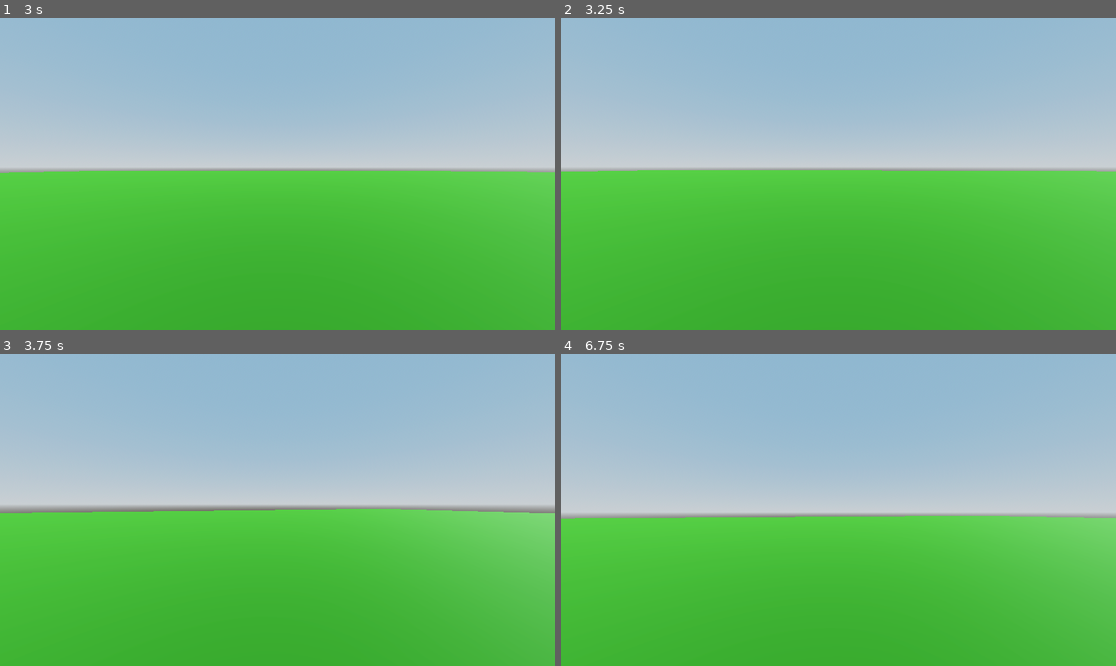
Above: before the commit, frames 1-4 (two rows, left to right).
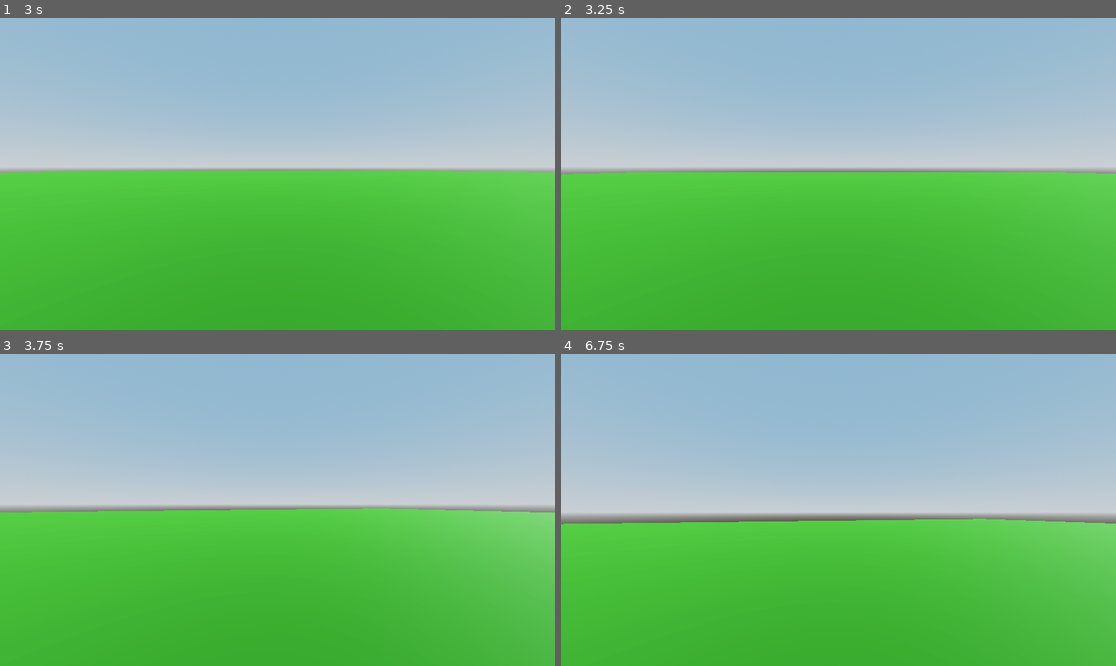
Above: after the commit, the same moments.

Repository: LordDeatHunter/SurvTest
Game: Godot game, scene res://scenes/main.tscn
The game is run twice, just before and just after one commit, with the same random seed, the same clock (stepped at 60 frames per second) and the same inputs.
Inputs (mouse positions are in pixels of both pictures, inside the frame that each line leads up to):
- Up to frame 1 (3 s): move the mouse to (305, 174) at 0.52 s; hold W (move_forward) from 0.53 s (still down); tap Space (jump) at 0.6, 0.77, 1.07, 1.52, 1.55, 1.82, 2.1 s; move the mouse to (249, 174) at 1.27 s; tap Shift (sprint) at 1.35, 2.85 s; move the mouse to (288, 167) at 2.02 s; tap Enter at 2.75 s; move the mouse to (271, 180) at 2.77 s
- Up to frame 2 (3.25 s): keep holding W (move_forward); tap Space (jump) at 3.02, 3.05 s
- Up to frame 3 (3.75 s): keep holding W (move_forward); tap Space (jump) at 3.32, 3.6 s; move the mouse to (316, 513) at 3.52 s
- Up to frame 4 (6.75 s): tap Space (jump) at 3.77, 4.07, 4.52, 4.55, 4.82, 5.1, 5.75, 6.02, 6.05, 6.32, 6.6 s; move the mouse to (794, 506) at 4.27 s; tap Shift (sprint) at 4.35, 5.85 s; move the mouse to (844, 510) at 5.02 s; move the mouse to (816, 503) at 5.77 s; release W (move_forward) at 5.78 s; hold D (move_right) 5.78-6.53 s; tap Enter at 6.5 s; move the mouse to (866, 510) at 6.52 s; hold W (move_forward) from 6.53 s (still down)

Frame 1 is identical in both runs. In frame 2, 0.6% of the frame differs, in the area x 0-100%, y 48-51%; in frame 3, 0.2%; in frame 4, 1.4%, in the area x 0-100%, y 51-55%.

Commit message:
Add doublejump

Diff:
--- a/actors/player.gd
+++ b/actors/player.gd
@@ -11,8 +11,11 @@
 const WALK_FOV_MULT: float = 1.3
 const SPRINT_FOV_MULT: float = 2.6
 
+@export var can_doublejump: bool = true
+
 var t_bob: int = 0
 var gravity = ProjectSettings.get_setting("physics/3d/default_gravity")
+var has_doublejumped: bool = true
 
 @onready var head = $Head
 @onready var camera = $Head/Camera3D
@@ -32,8 +35,15 @@
 func _physics_process(delta):
 	velocity -= Vector3(0, gravity, 0) * delta
 
-	if Input.is_action_just_pressed("jump") and is_on_floor():
+	if is_on_floor():
+		has_doublejumped = false
+
+	var can_jump = is_on_floor() or (can_doublejump and not has_doublejumped)
+
+	if Input.is_action_just_pressed("jump") and can_jump:
 		velocity.y = JUMP_VELOCITY
+		if not is_on_floor():
+			has_doublejumped = true
 
 	var is_sprinting: bool = Input.is_action_pressed("sprint")
 	var speed: float = SPRINT_SPEED if is_sprinting else WALK_SPEED
